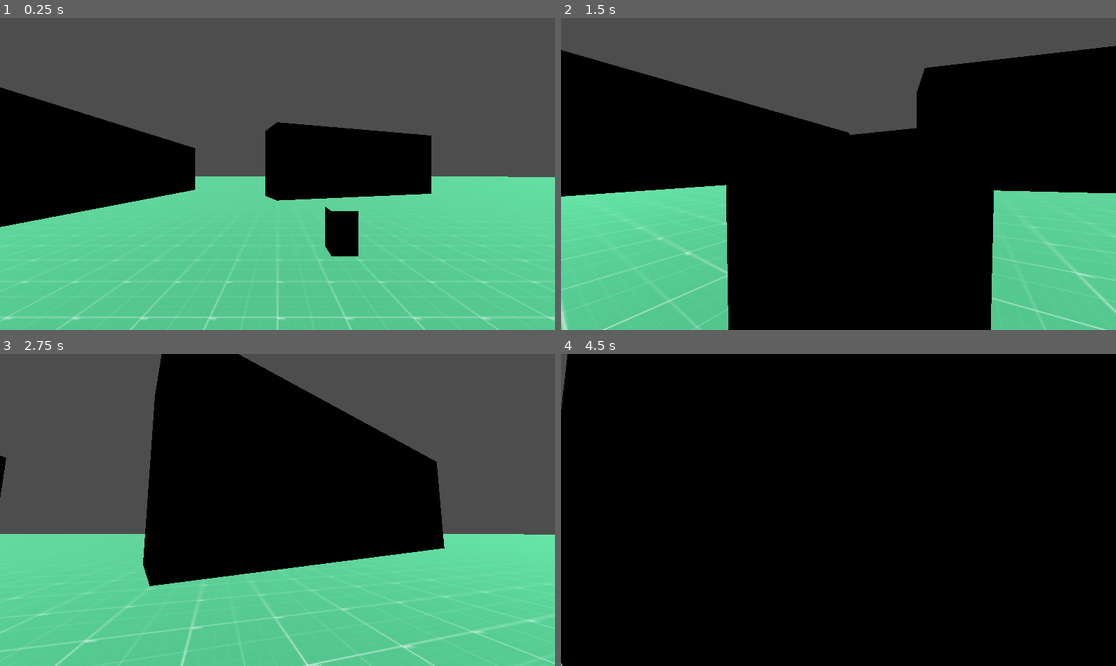
Above: before the commit, frames 1-4 (two rows, left to right).
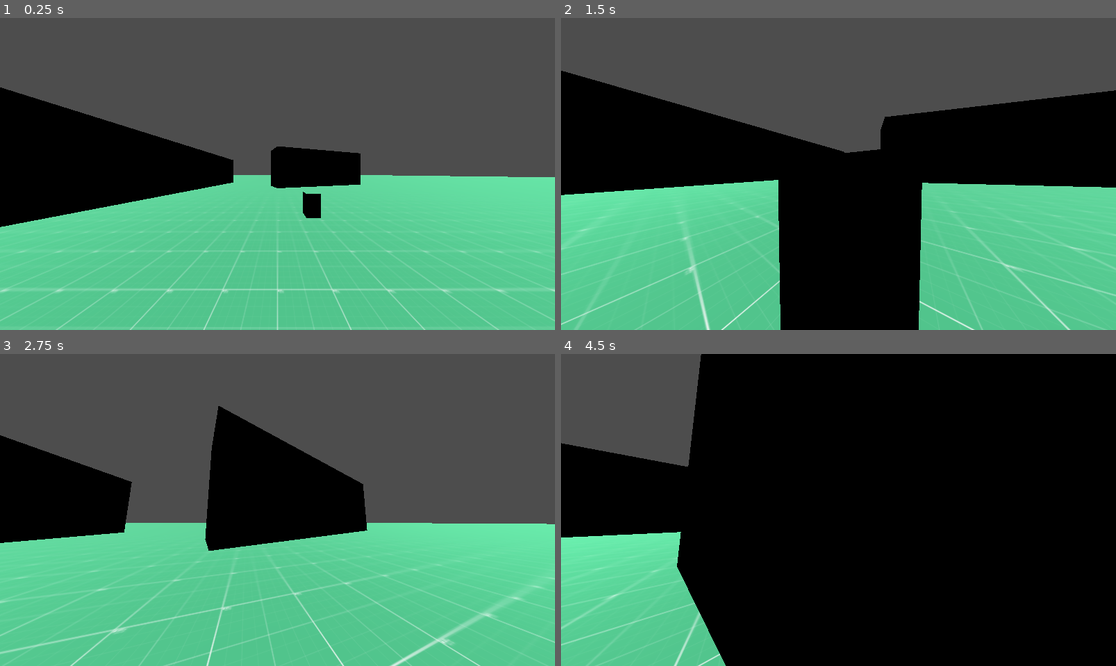
Above: after the commit, the same moments.

Repository: TimurTimergalin/team-dynamics-project-0
Game: Godot game, scene res://scenes/prototype_scene.tscn
Two runs of this game, one before a commit and one after it. Both use one fixed random seed, a clock stepped at 60 frames per second and the inputs below.
Inputs (mouse positions are in pixels of both pictures, inside the frame that each line leads up to):
- Up to frame 1 (0.25 s): no input
- Up to frame 2 (1.5 s): move the mouse to (866, 174) at 0.52 s; hold W (main_move_forward) from 0.53 s (still down); tap Ctrl (main_crouch) at 0.6 s; tap Space (main_jump) at 0.77 s; move the mouse to (810, 174) at 1.27 s; tap Shift (main_run) at 1.35 s
- Up to frame 3 (2.75 s): keep holding W (main_move_forward); tap Space (main_jump) at 1.52 s; move the mouse to (288, 503) at 2.02 s; tap Ctrl (main_crouch) at 2.1 s
- Up to frame 4 (4.5 s): keep holding W (main_move_forward); move the mouse to (832, 516) at 2.77 s; tap Shift (main_run) at 2.85, 4.35 s; tap Space (main_jump) at 3.02, 3.77 s; move the mouse to (877, 513) at 3.52 s; tap Ctrl (main_crouch) at 3.6 s; move the mouse to (794, 506) at 4.27 s

The runs differ from the first frame. In frame 1, 8.0% of the frame differs, in the area x 0-100%, y 33-100%; in frame 2, 22%; in frame 3, 30%, in the area x 0-100%, y 0-100%; in frame 4, 18%.

Commit message:
added cam fov

Diff:
--- a/scripts/logic/camera/camera_controller_logic.gd
+++ b/scripts/logic/camera/camera_controller_logic.gd
@@ -6,6 +6,7 @@
 @export var cam_res: CameraControllerResource
 
 func _ready() -> void:
+	camera.fov = cam_res.fov
 	Input.set_mouse_mode(Input.MOUSE_MODE_CAPTURED)
 
 
--- a/scripts/resources/player/camera_controller_resource.gd
+++ b/scripts/resources/player/camera_controller_resource.gd
@@ -4,3 +4,4 @@
 @export var sens: float = 0.01
 @export var down_look_limit: float = 89 # в градусах
 @export var up_look_limit: float = 89 # в градусах
+@export var fov: float = 110 # в градусах
